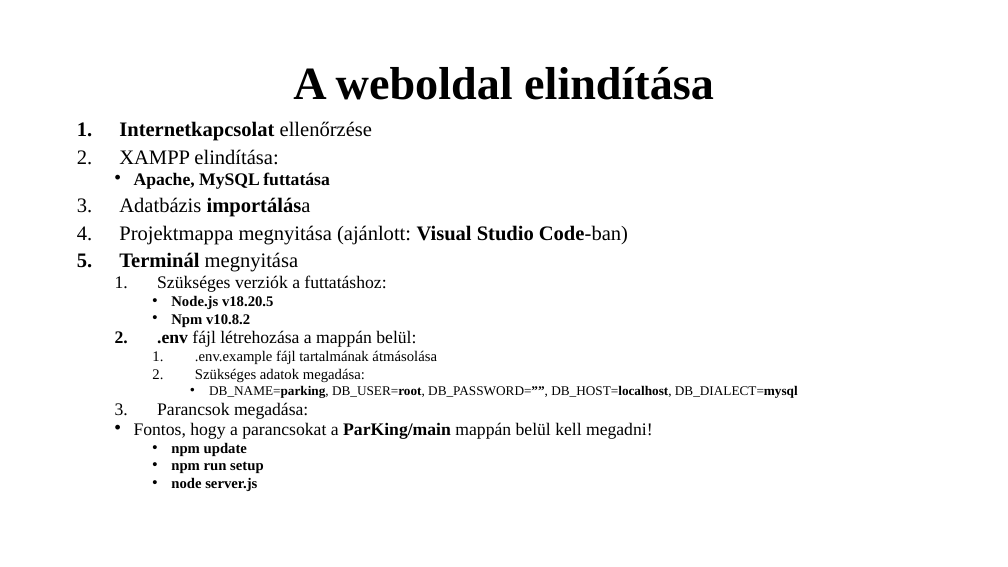
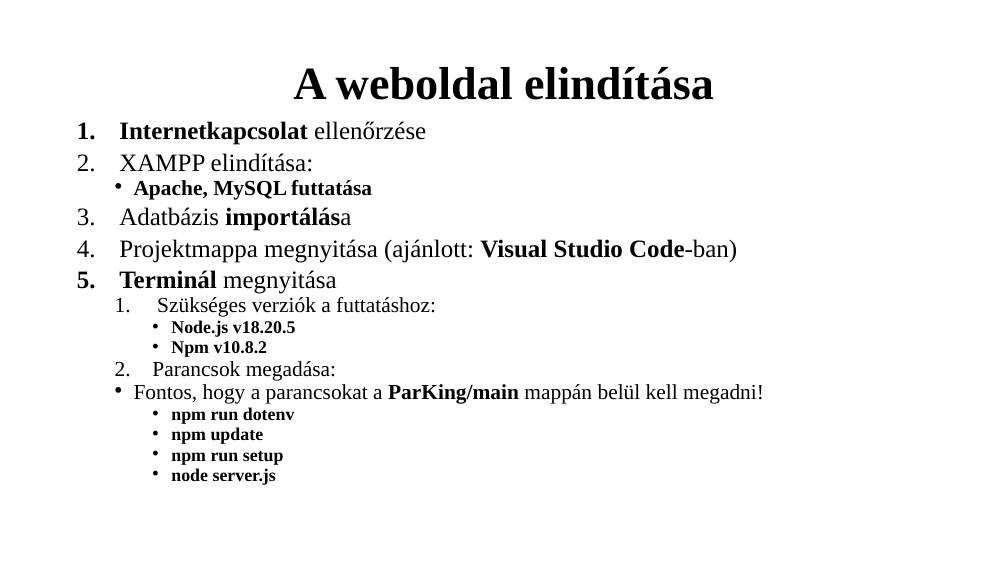
Before and after one commit to K0RN3L07/ParKing, a slide deck: slide 7 of Dokumentumok/ParKing-prezentacio.pptx. Drawn at 1008x567 pixels with LibreOffice and Linux fonts; fonts in the diff are those of the drawing. Boxes give left, top, right and bottom in pixels: in the first picture for what was removed or moved away, otherwise in the second. Text is boxed around its words. In the diff, an @@ line names an element or a change of style, - is before the commit and + after.

Commit message:
updated ppt

```diff
--- a/Dokumentumok/ParKing-prezentacio.pptx
+++ b/Dokumentumok/ParKing-prezentacio.pptx
@@ text at box(115, 121, 764, 485): size 19.6 to 23.8 pt in "Internetkapcsolat ellenőrzése", "XAMPP elindítása:", "Adatbázis importálása", "Projektmappa megnyitása (ajánlott: Visual Studio Code-ban)" and 1 more places; size 16.8 to 20.4 pt in "Apache, MySQL futtatása", "Szükséges verziók a futtatáshoz:", "Parancsok megadása:", "Fontos, hogy a parancsokat a ParKing/main mappán ..."; size 14 to 17 pt in "Node.js v18.20.5", "Npm v10.8.2", "npm update", "npm run setup" and 1 more places; indent changed @@
@@ text at box(157, 330, 798, 398): paragraphs removed @@
-  2. .env fájl létrehozása a mappán belül:
-    1. .env.example fájl tartalmának átmásolása
-    2. Szükséges adatok megadása:
-      • DB_NAME=parking, DB_USER=root, DB_PASSWORD=””, DB_HOST=localhost, DB_DIALECT=mysql
@@ text at box(171, 407, 295, 424): paragraph added @@
+    • npm run dotenv
```
Also in this commit, not shown: 4 other slides changed, 6 slides added, 5 slides removed.
